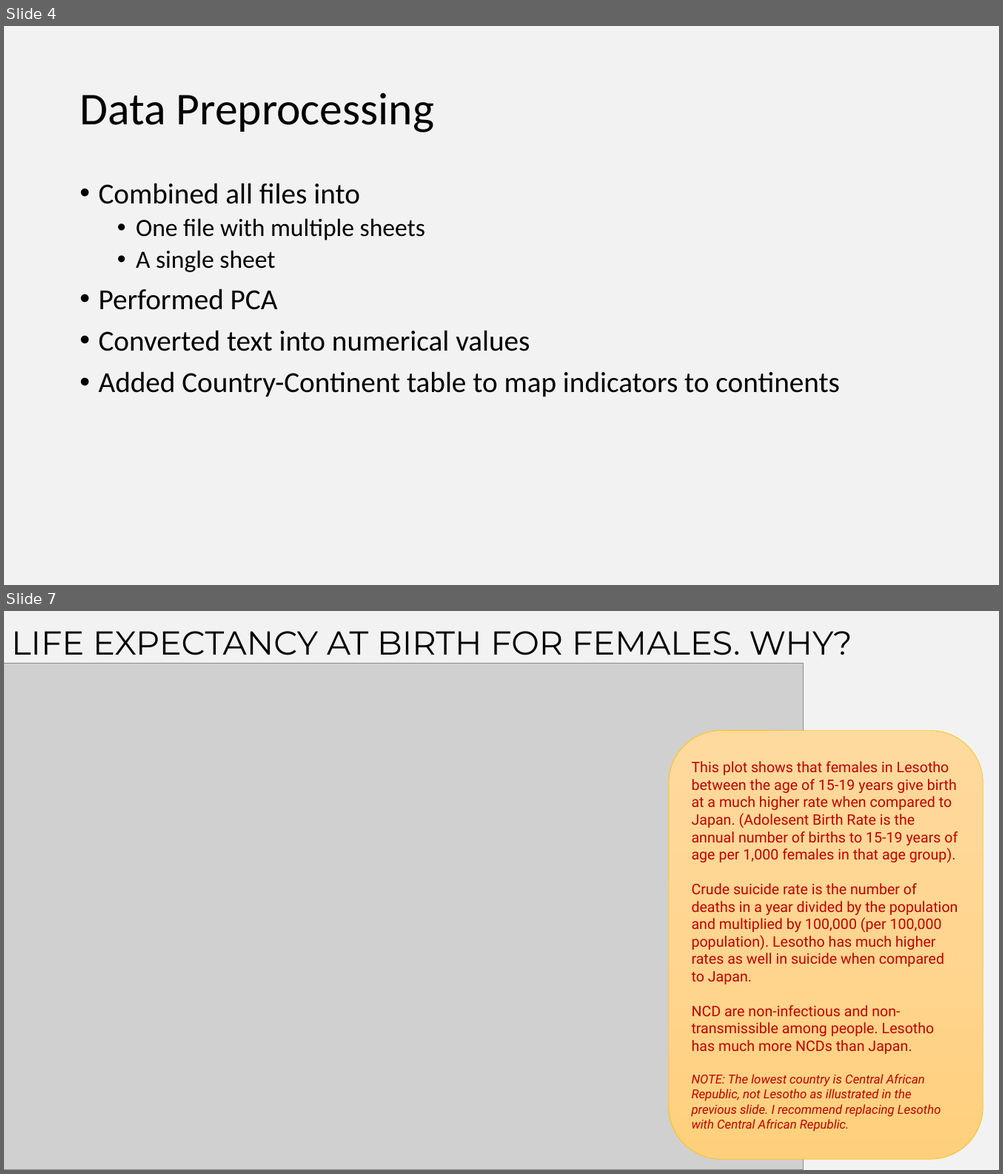
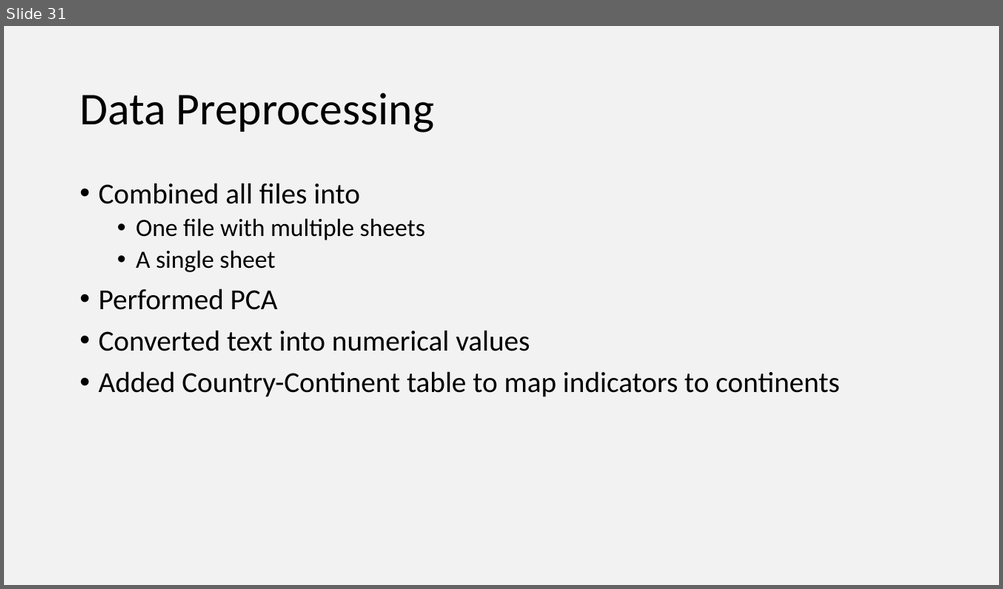
Before and after one commit to IE2020term2TeamE/Group_assigment2_DV, a slide deck: Group Assignment 02 - Group E_Consolidated.pptx. Shown one above the other, each under a label of ours: slides 4 and 7 before the commit, slide 31 after it; the slides between them are not shown. The pictures are 1003x1174 and 1003x589 pixels, drawn with LibreOffice and Linux fonts; fonts in the diff are those of the drawing; grey boxes stand for pictures. Boxes give left, top, right and bottom in pixels: in the first picture for what was removed or moved away, otherwise in the second. Text is boxed around its words. In the diff, an @@ line names an element or a change of style, - is before the commit and + after.

```diff
--- a/Group Assignment 02 - Group E_Consolidated.pptx
+++ b/Group Assignment 02 - Group E_Consolidated.pptx
@@ slide 7 removed at <box>4,611,999,1170</box>, background #F2F2F2 @@
@@ title removed at <box>11,631,851,655</box> @@
-LIFE EXPECTANCY AT BIRTH FOR FEMALES. WHY?
@@ picture removed at <box>4,664,803,1170</box> @@
@@ rounded rectangle removed at <box>669,730,983,1159</box> @@
-This plot shows that females in Lesotho between the age of 15-19 years give birth at a much higher rate when compared to Japan. (Adolesent Birth Rate is the annual number of births to 15-19 years of age per 1,000 females in that age group).
-Crude suicide rate is the number of deaths in a year divided by the population and multiplied by 100,000 (per 100,000 population). Lesotho has much higher rates as well in suicide when compared to Japan.
-NCD are non-infectious and non-transmissible among people. Lesotho has much more NCDs than Japan.
-NOTE: The lowest country is Central African Republic, not Lesotho as illustrated in the previous slide. I recommend replacing Lesotho with Central African Republic.
@@ picture removed at <box>4,1062,148,1168</box> @@
@@ what was slide 4 is now slide 31 @@
```
Also in this commit, not shown: 3 slides changed, 15 slides added, 11 other slides removed.
